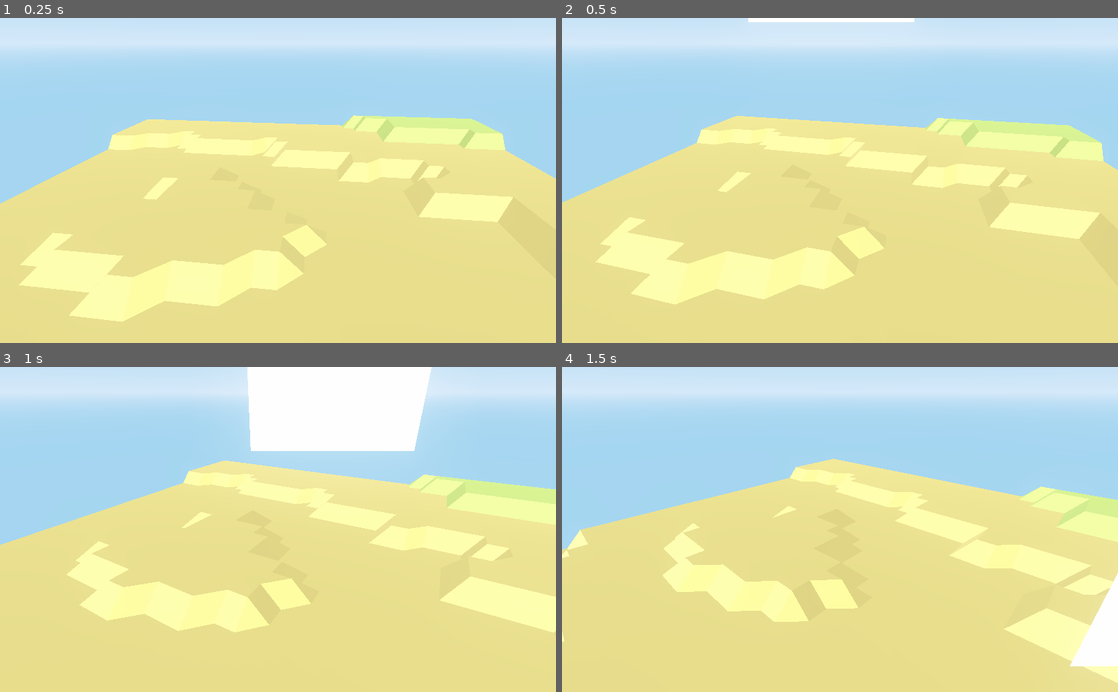
Above: before the commit, frames 1-4 (two rows, left to right).
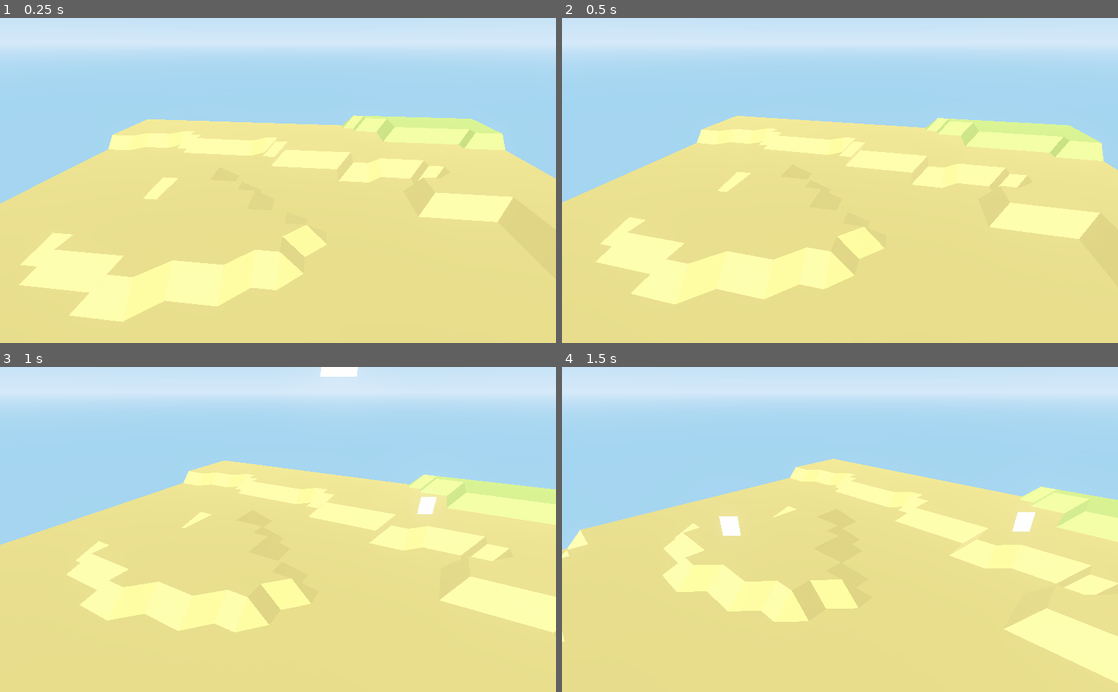
Above: after the commit, the same moments.

Repository: magnetenstad/High-Castle
Game: Godot game, scene res://Scenes/Spatial.tscn
Same seed, same stepped clock (60 frames per second), same inputs: the game is played once before the commit and once after it. Before the commit the project starts from res://Spatial.tscn.
Inputs (mouse positions are in pixels of both pictures, inside the frame that each line leads up to):
- Up to frame 1 (0.25 s): no input
- Up to frame 2 (0.5 s): no input
- Up to frame 3 (1 s): move the mouse to (400, 513) at 0.52 s; hold D from 0.53 s (still down); click (400, 513) at 0.67 s; tap Space at 0.77 s
- Up to frame 4 (1.5 s): release D at 1.25 s; drag from (728, 545) to (812, 594) at 1.27 s

Frame 1 is identical in both runs. In frame 2, 0.4% of the frame differs, in the area x 33-64%, y 0-2%; in frame 3, 8.0%, in the area x 44-79%, y 0-46%; in frame 4, 1.6%.

Commit message:
Turrets + hattemann liten

Diff:
--- a/Game/Spatial.tscn
+++ b/Game/Scenes/Spatial.tscn
@@ -1,21 +1,22 @@
-[gd_scene load_steps=6 format=2]
+[gd_scene load_steps=7 format=2]
 
-[ext_resource path="res://World.gd" type="Script" id=1]
-[ext_resource path="res://sprites/hatman.png" type="Texture" id=2]
-[ext_resource path="res://RigidBody.gd" type="Script" id=3]
+[ext_resource path="res://sprites/hatman.png" type="Texture" id=1]
+[ext_resource path="res://World.gd" type="Script" id=2]
+[ext_resource path="res://TurretSpawner.gd" type="Script" id=3]
+[ext_resource path="res://RigidBody.gd" type="Script" id=4]
 
-[sub_resource type="SpatialMaterial" id=2]
+[sub_resource type="SpatialMaterial" id=1]
 params_billboard_mode = 2
 params_use_alpha_scissor = true
 params_alpha_scissor_threshold = 0.98
 
-[sub_resource type="BoxShape" id=1]
-extents = Vector3( 1, 1, 0.29753 )
+[sub_resource type="BoxShape" id=2]
+extents = Vector3( 0.248516, 0.542721, 0.286915 )
 
 [node name="Spatial" type="Spatial"]
 
 [node name="World" type="Spatial" parent="."]
-script = ExtResource( 1 )
+script = ExtResource( 2 )
 
 [node name="Rotate" type="Spatial" parent="World"]
 
@@ -29,19 +30,24 @@
 [node name="DirectionalLight" type="DirectionalLight" parent="World"]
 transform = Transform( 1, 0, 0, 0, 0.916781, 0.399389, 0, -0.399389, 0.916781, 0, 0, 0 )
 
+[node name="TurretSpawner" type="Spatial" parent="World"]
+script = ExtResource( 3 )
+
+[node name="Turrets" type="Spatial" parent="World/TurretSpawner"]
+
 [node name="RigidBody" type="RigidBody" parent="."]
 transform = Transform( 1, 0, 0, 0, 1, 0, 0, 0, 1, 0, 10, 0 )
 axis_lock_angular_x = true
 axis_lock_angular_y = true
 axis_lock_angular_z = true
-script = ExtResource( 3 )
+script = ExtResource( 4 )
 
 [node name="Sprite3D" type="Sprite3D" parent="RigidBody"]
 transform = Transform( 1, 0, 0, 0, 1, 0, 0, 0, 1, -0.450689, 2.26244, -0.367474 )
-material_override = SubResource( 2 )
-pixel_size = 0.1
-texture = ExtResource( 2 )
+material_override = SubResource( 1 )
+pixel_size = 0.02
+texture = ExtResource( 1 )
 
 [node name="CollisionShape" type="CollisionShape" parent="RigidBody"]
-transform = Transform( 1, 0, 0, 0, 1, 0, 0, 0, 1, 0, -0.122108, -0.419441 )
-shape = SubResource( 1 )
+transform = Transform( 1, 0, 0, 0, 1, 0, 0, 0, 1, -0.418521, 2.28158, -0.366751 )
+shape = SubResource( 2 )
--- /dev/null
+++ b/Game/Scenes/Turret.tscn
@@ -0,0 +1,22 @@
+[gd_scene load_steps=4 format=2]
+
+[ext_resource path="res://sprites/turret.png" type="Texture" id=1]
+
+[sub_resource type="SpatialMaterial" id=1]
+params_billboard_mode = 2
+params_use_alpha_scissor = true
+params_alpha_scissor_threshold = 0.98
+
+[sub_resource type="BoxShape" id=2]
+extents = Vector3( 0.222641, 0.226386, 0.221685 )
+
+[node name="Turret" type="StaticBody"]
+
+[node name="Sprite3D" type="Sprite3D" parent="."]
+material_override = SubResource( 1 )
+pixel_size = 0.02
+texture = ExtResource( 1 )
+
+[node name="CollisionShape" type="CollisionShape" parent="."]
+transform = Transform( 2, 0, 0, 0, 2, 0, 0, 0, 2, 0, 0, 0 )
+shape = SubResource( 2 )
--- /dev/null
+++ b/Game/TurretSpawner.gd
@@ -0,0 +1,30 @@
+extends Spatial
+
+
+const turret_const = preload("res://Scenes/Turret.tscn")
+
+const ray_length = 1000
+
+func _input(event):
+	if event is InputEventMouseButton and event.pressed and event.button_index == 1:
+		var camera = get_viewport().get_camera()
+		var from = camera.project_ray_origin(event.position)
+		var to = from + camera.project_ray_normal(event.position) * ray_length
+		var space_state = get_world().get_direct_space_state()
+		var result = space_state.intersect_ray(from, to)
+		result.position.y += 1
+		result.position.x = round(result.position.x)
+		result.position.y = round(result.position.y)
+		result.position.z = round(result.position.z)
+		Spawn(result.position)
+
+func _ready():
+	pass
+
+func Spawn(pos):
+	var turret = turret_const.instance()
+
+	turret.translate(pos)
+	print(pos)
+	get_node("Turrets").add_child(turret)
+	pass
--- a/Game/project.godot
+++ b/Game/project.godot
@@ -16,7 +16,7 @@
 [application]
 
 config/name="Game"
-run/main_scene="res://Spatial.tscn"
+run/main_scene="res://Scenes/Spatial.tscn"
 config/icon="res://icon.png"
 
 [autoload]
Binary file added: Game/sprites/turret.png
